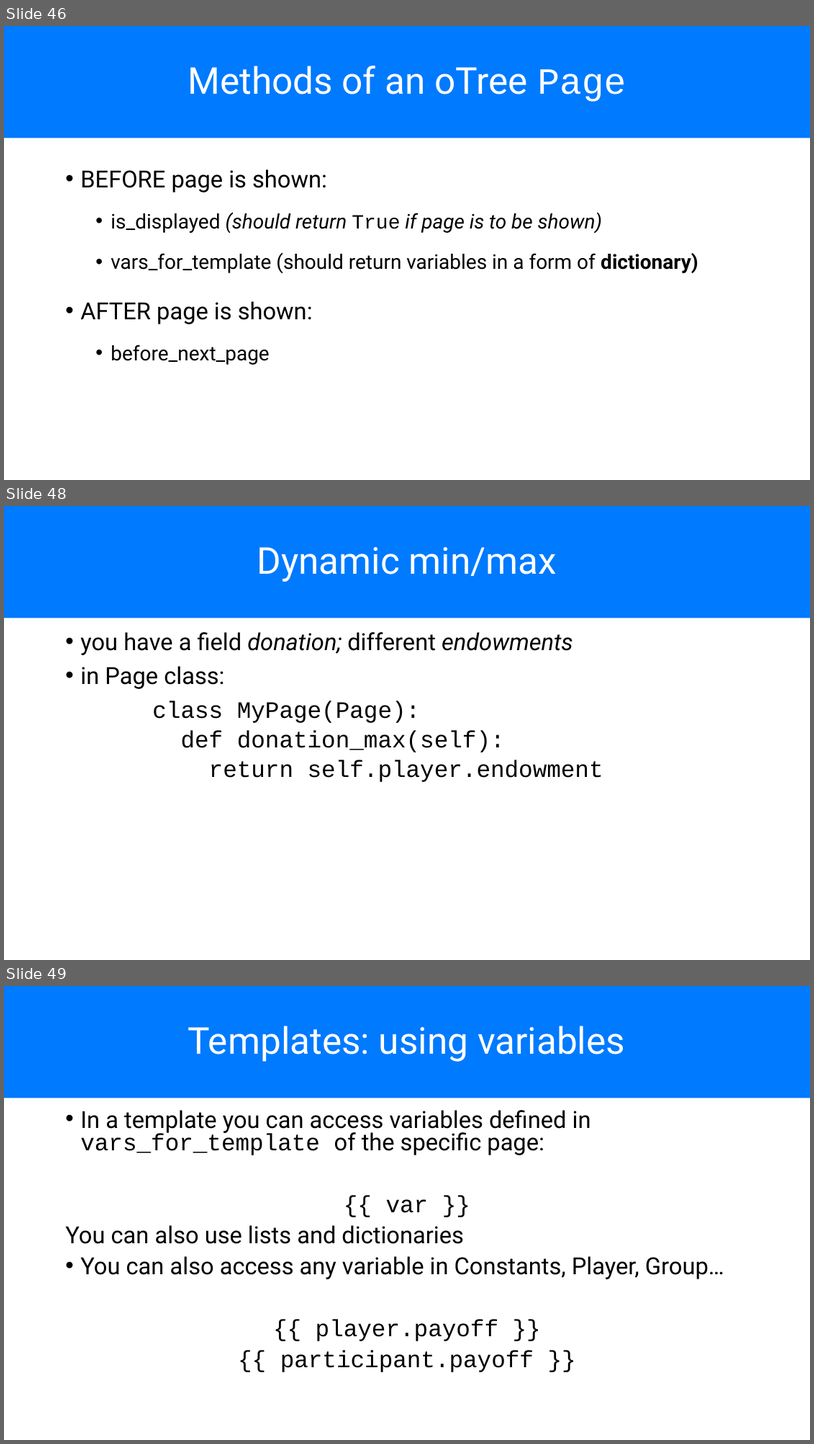
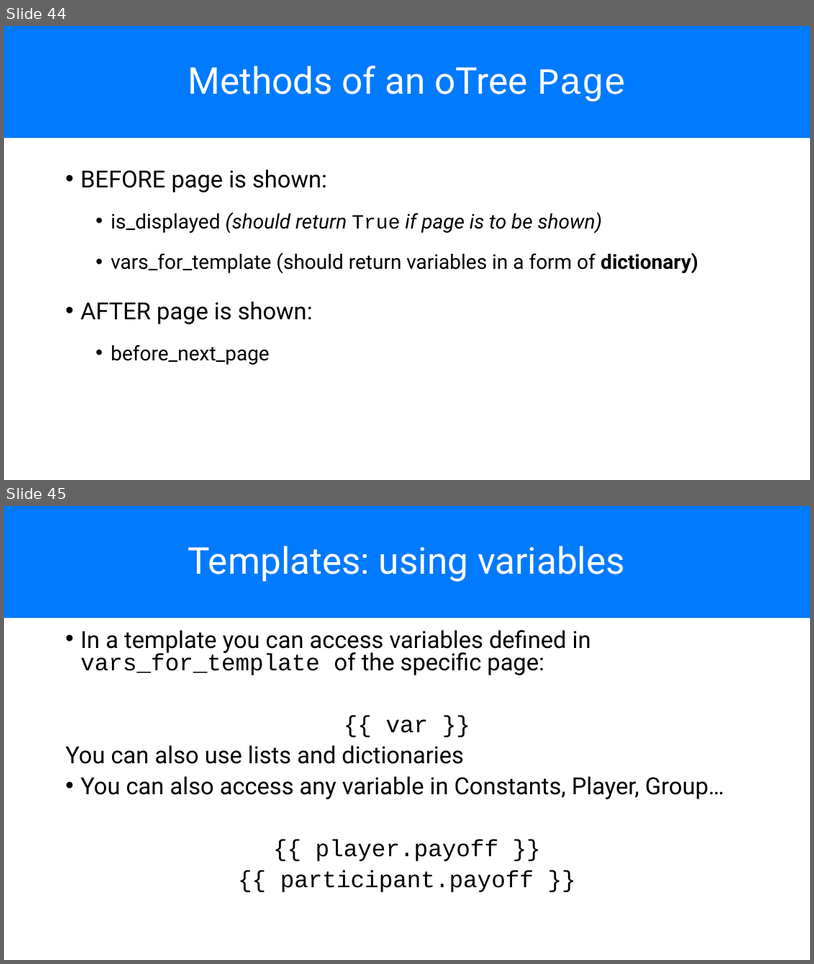
Before and after one commit to chapkovski/uncertainty-summer-school, a slide deck: presentations/frankfurt_july_2019 day1.pptx. Shown one above the other, each under a label of ours: slides 46, 48 and 49 before the commit, slides 44 and 45 after it; the slides between them are not shown. The pictures are 814x1444 and 814x964 pixels, drawn with LibreOffice and Linux fonts; fonts in the diff are those of the drawing. Boxes give left, top, right and bottom in pixels: in the first picture for what was removed or moved away, otherwise in the second. Text is boxed around its words. In the diff, an @@ line names an element or a change of style, - is before the commit and + after.

```diff
--- a/presentations/frankfurt_july_2019 day1.pptx
+++ b/presentations/frankfurt_july_2019 day1.pptx
@@ slide 48 removed at [4, 506, 810, 960], background #FFFFFF @@
@@ title removed at [4, 506, 810, 618] @@
-Dynamic min/max
@@ text removed at [80, 632, 604, 782] @@
-• you have a field donation; different endowments
-• in Page class:
-class MyPage(Page):
-  def donation_max(self):
-  return self.player.endowment
@@ what was slide 46 is now slide 44 @@
@@ what was slide 49 is now slide 45 @@
```
Also in this commit, not shown: 1 slide changed, 1 slide added, 1 other slide removed, 11 other files.
